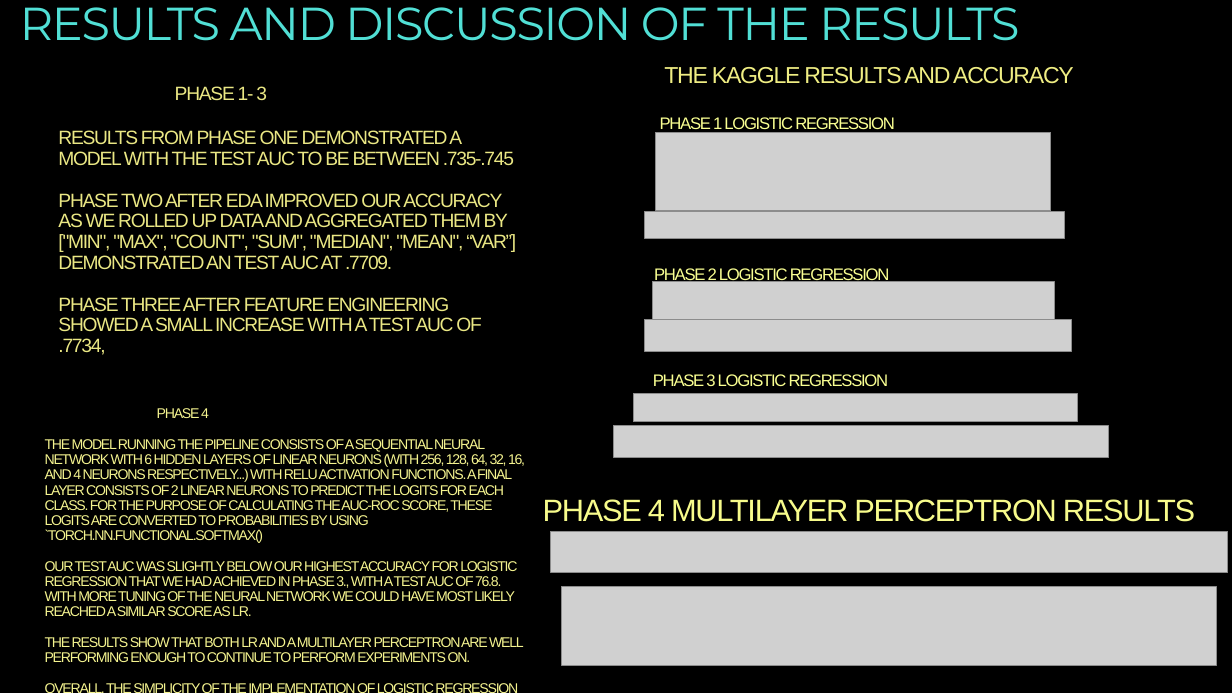
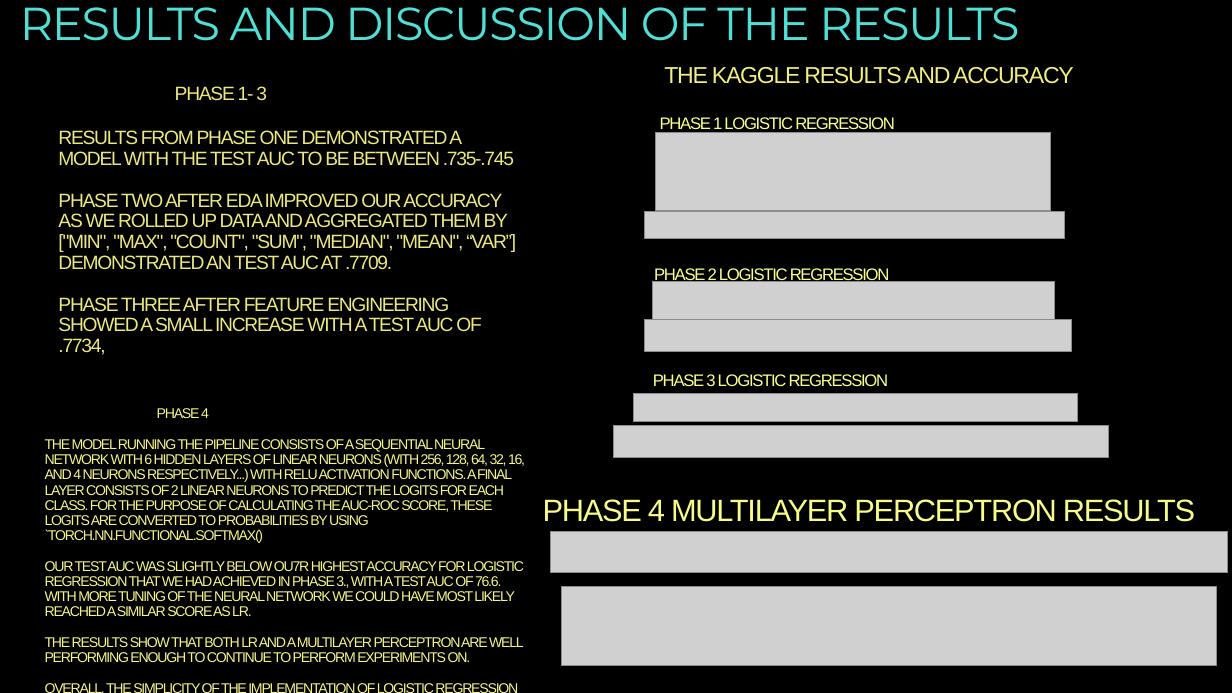
Before and after one commit to dhingra-sahil/ML-HDRC, a slide deck: slide 4 of Phase4/Powerpoint/Group10_Phase4_Presentation.pptx. Drawn at 1232x693 pixels with LibreOffice and Linux fonts; fonts in the diff are those of the drawing; grey boxes stand for pictures; background and template pictures are left out. Boxes give left, top, right and bottom in pixels: in the first picture for what was removed or moved away, otherwise in the second. Text is boxed around its words. In the diff, an @@ line names an element or a change of style, - is before the commit and + after.

Commit message:
ppt updated

```diff
--- a/Phase4/Powerpoint/Group10_Phase4_Presentation.pptx
+++ b/Phase4/Powerpoint/Group10_Phase4_Presentation.pptx
@@ text at (45, 561, 524, 616): text changed @@
-• OUR TEST AUC WAS SLIGHTLY BELOW OUR HIGHEST ACCURACY FOR LOGISTIC REGRESSION THAT WE HAD ACHIEVED IN PHASE 3., WITH A TEST AUC OF 76.8. WITH MORE TUNING OF THE NEURAL NETWORK WE COULD HAVE MOST LIKELY REACHED A SIMILAR SCORE AS LR.
+• OUR TEST AUC WAS SLIGHTLY BELOW OU7R HIGHEST ACCURACY FOR LOGISTIC REGRESSION THAT WE HAD ACHIEVED IN PHASE 3., WITH A TEST AUC OF 76.6. WITH MORE TUNING OF THE NEURAL NETWORK WE COULD HAVE MOST LIKELY REACHED A SIMILAR SCORE AS LR.
```
Also in this commit, not shown: 1 other slide changed, 2 other files.
